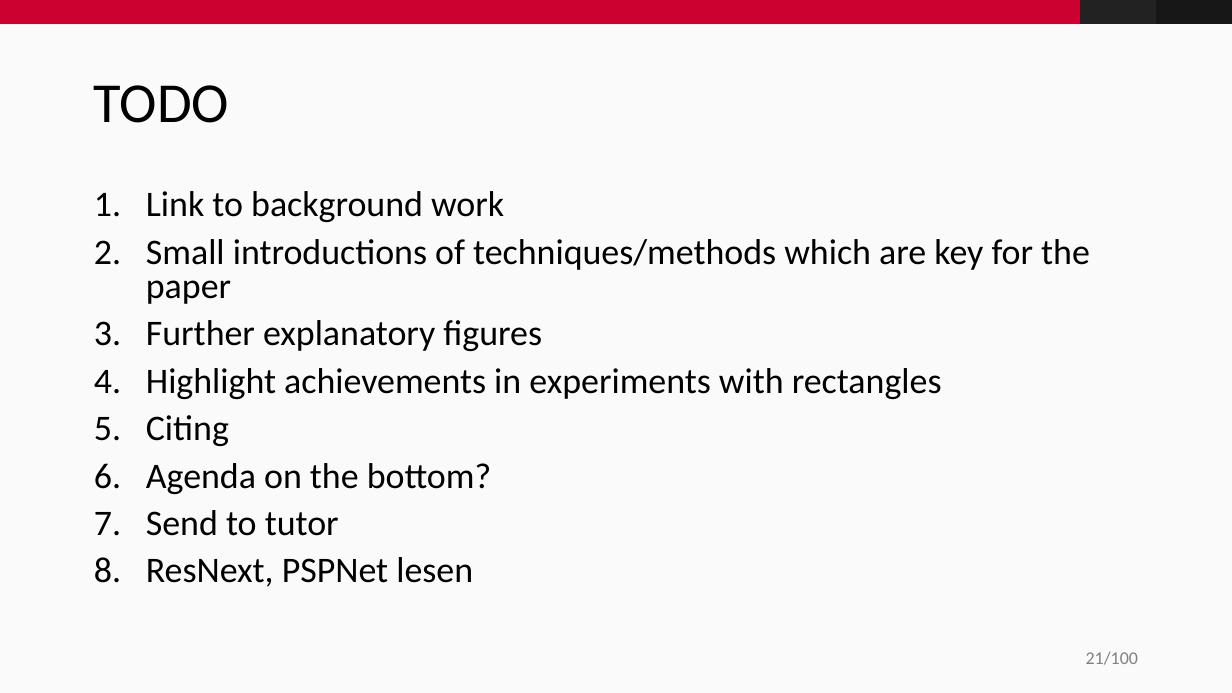
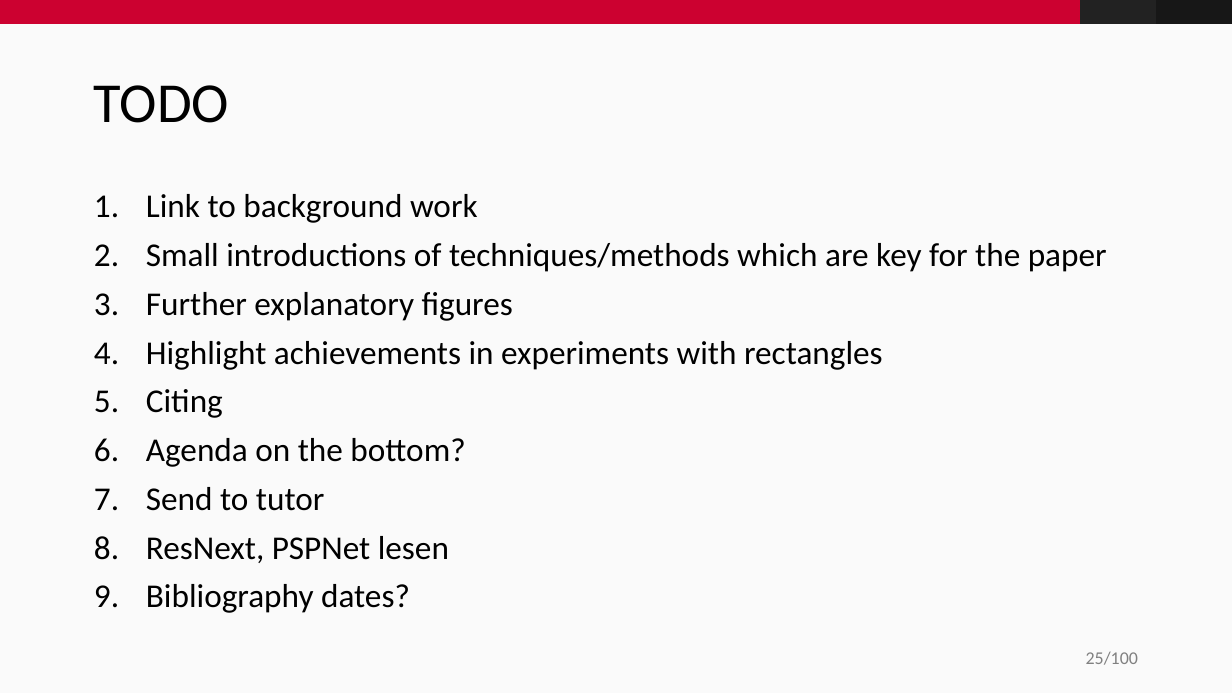
Before and after one commit to fidsusj/CVDL-Seminar, a slide deck: slide 25 of presentation/presentation.pptx (slide 21 before the commit). Drawn at 1232x693 pixels with LibreOffice and Linux fonts; fonts in the diff are those of the drawing; background and template pictures are left out. Boxes give left, top, right and bottom in pixels: in the first picture for what was removed or moved away, otherwise in the second. Text is boxed around its words. In the diff, an @@ line names an element or a change of style, - is before the commit and + after.

```diff
--- a/presentation/presentation.pptx
+++ b/presentation/presentation.pptx
@@ text at [146, 194, 1107, 563]: size 28 to 25.9 pt; line spacing 0.8 to 0.9 @@
@@ text at [146, 584, 410, 613]: paragraph added @@
+9. Bibliography dates?
@@ page number at [1086, 652, 1138, 665]: text changed @@
-21/100
+25/100
```
Also in this commit, not shown: 2 other slides changed, 5 slides added, 1 slide removed.
